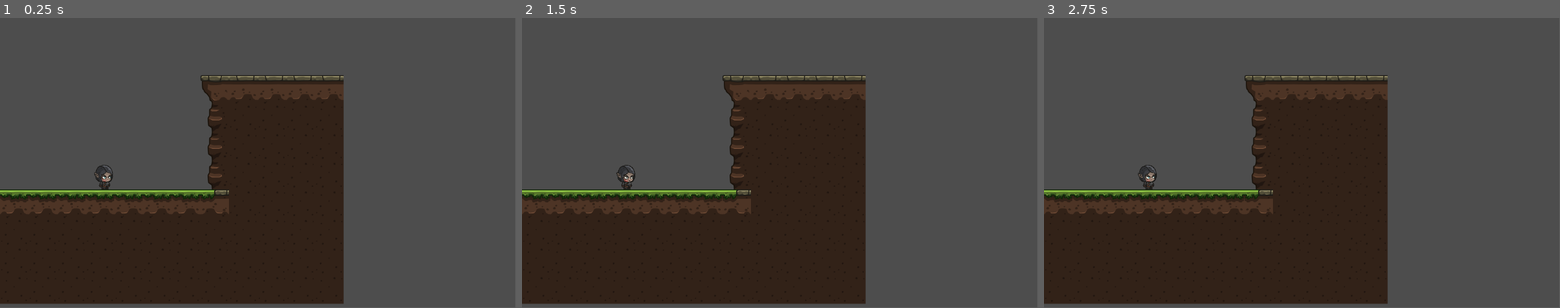
Above: before the commit, frames 1-3 (left to right).
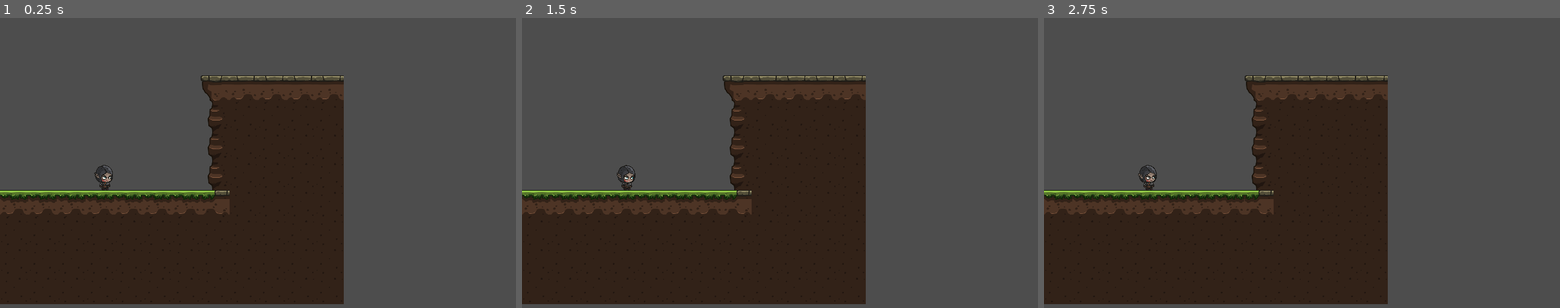
Above: after the commit, the same moments.

Repository: jrenato/puzzle_platformer
Game: Godot game, scene res://Levels/level_01.tscn
The game is run twice, just before and just after one commit, with the same random seed, the same clock (stepped at 60 frames per second) and the same inputs.
Inputs:
- Up to frame 1 (0.25 s): no input
- Up to frame 2 (1.5 s): tap Enter at 0.5 s; tap Space at 1.25 s
- Up to frame 3 (2.75 s): tap Enter at 2 s
In our replay, the window is 799x449 before the commit and 800x450 after it. These sizes can differ from the game's own. Grey fills any space a smaller window leaves; there, only what the larger window draws over its background counts as a difference.

The runs differ from the first frame. In frame 1, 0.8% of the frame differs, in the area x 0-67%, y 20-99%; in frame 2, 0.8%; in frame 3, 0.8%.

Commit message:
Added inputs

Diff:
--- a/project.godot
+++ b/project.godot
@@ -15,6 +15,47 @@
 config/features=PackedStringArray("4.3", "GL Compatibility")
 config/icon="res://icon.svg"
 
+[display]
+
+window/stretch/mode="canvas_items"
+
+[input]
+
+move_right={
+"deadzone": 0.5,
+"events": [Object(InputEventKey,"resource_local_to_scene":false,"resource_name":"","device":-1,"window_id":0,"alt_pressed":false,"shift_pressed":false,"ctrl_pressed":false,"meta_pressed":false,"pressed":false,"keycode":0,"physical_keycode":68,"key_label":0,"unicode":100,"location":0,"echo":false,"script":null)
+, Object(InputEventKey,"resource_local_to_scene":false,"resource_name":"","device":-1,"window_id":0,"alt_pressed":false,"shift_pressed":false,"ctrl_pressed":false,"meta_pressed":false,"pressed":false,"keycode":0,"physical_keycode":4194321,"key_label":0,"unicode":0,"location":0,"echo":false,"script":null)
+]
+}
+move_left={
+"deadzone": 0.5,
+"events": [Object(InputEventKey,"resource_local_to_scene":false,"resource_name":"","device":-1,"window_id":0,"alt_pressed":false,"shift_pressed":false,"ctrl_pressed":false,"meta_pressed":false,"pressed":false,"keycode":0,"physical_keycode":65,"key_label":0,"unicode":97,"location":0,"echo":false,"script":null)
+, Object(InputEventKey,"resource_local_to_scene":false,"resource_name":"","device":-1,"window_id":0,"alt_pressed":false,"shift_pressed":false,"ctrl_pressed":false,"meta_pressed":false,"pressed":false,"keycode":0,"physical_keycode":4194319,"key_label":0,"unicode":0,"location":0,"echo":false,"script":null)
+]
+}
+move_up={
+"deadzone": 0.5,
+"events": [Object(InputEventKey,"resource_local_to_scene":false,"resource_name":"","device":-1,"window_id":0,"alt_pressed":false,"shift_pressed":false,"ctrl_pressed":false,"meta_pressed":false,"pressed":false,"keycode":0,"physical_keycode":87,"key_label":0,"unicode":119,"location":0,"echo":false,"script":null)
+, Object(InputEventKey,"resource_local_to_scene":false,"resource_name":"","device":-1,"window_id":0,"alt_pressed":false,"shift_pressed":false,"ctrl_pressed":false,"meta_pressed":false,"pressed":false,"keycode":0,"physical_keycode":4194320,"key_label":0,"unicode":0,"location":0,"echo":false,"script":null)
+]
+}
+move_down={
+"deadzone": 0.5,
+"events": [Object(InputEventKey,"resource_local_to_scene":false,"resource_name":"","device":-1,"window_id":0,"alt_pressed":false,"shift_pressed":false,"ctrl_pressed":false,"meta_pressed":false,"pressed":false,"keycode":0,"physical_keycode":83,"key_label":0,"unicode":115,"location":0,"echo":false,"script":null)
+, Object(InputEventKey,"resource_local_to_scene":false,"resource_name":"","device":-1,"window_id":0,"alt_pressed":false,"shift_pressed":false,"ctrl_pressed":false,"meta_pressed":false,"pressed":false,"keycode":0,"physical_keycode":4194322,"key_label":0,"unicode":0,"location":0,"echo":false,"script":null)
+]
+}
+jump={
+"deadzone": 0.5,
+"events": [Object(InputEventKey,"resource_local_to_scene":false,"resource_name":"","device":-1,"window_id":0,"alt_pressed":false,"shift_pressed":false,"ctrl_pressed":false,"meta_pressed":false,"pressed":false,"keycode":0,"physical_keycode":32,"key_label":0,"unicode":32,"location":0,"echo":false,"script":null)
+]
+}
+interact={
+"deadzone": 0.5,
+"events": [Object(InputEventKey,"resource_local_to_scene":false,"resource_name":"","device":-1,"window_id":0,"alt_pressed":false,"shift_pressed":false,"ctrl_pressed":false,"meta_pressed":false,"pressed":false,"keycode":0,"physical_keycode":69,"key_label":0,"unicode":101,"location":0,"echo":false,"script":null)
+]
+}
+
 [rendering]
 
 renderer/rendering_method="gl_compatibility"
